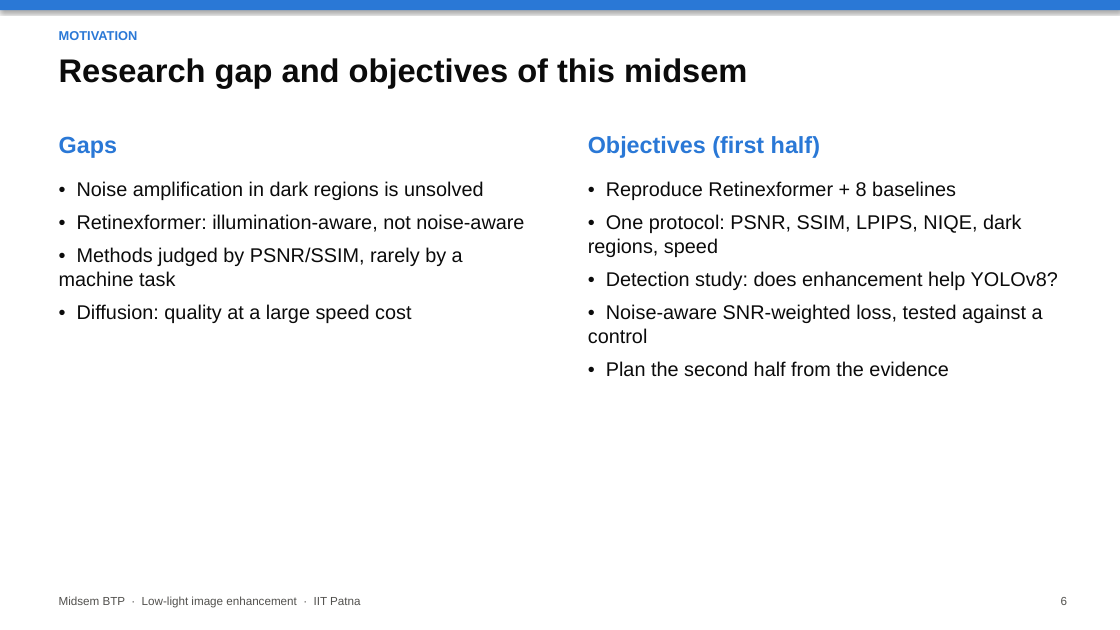
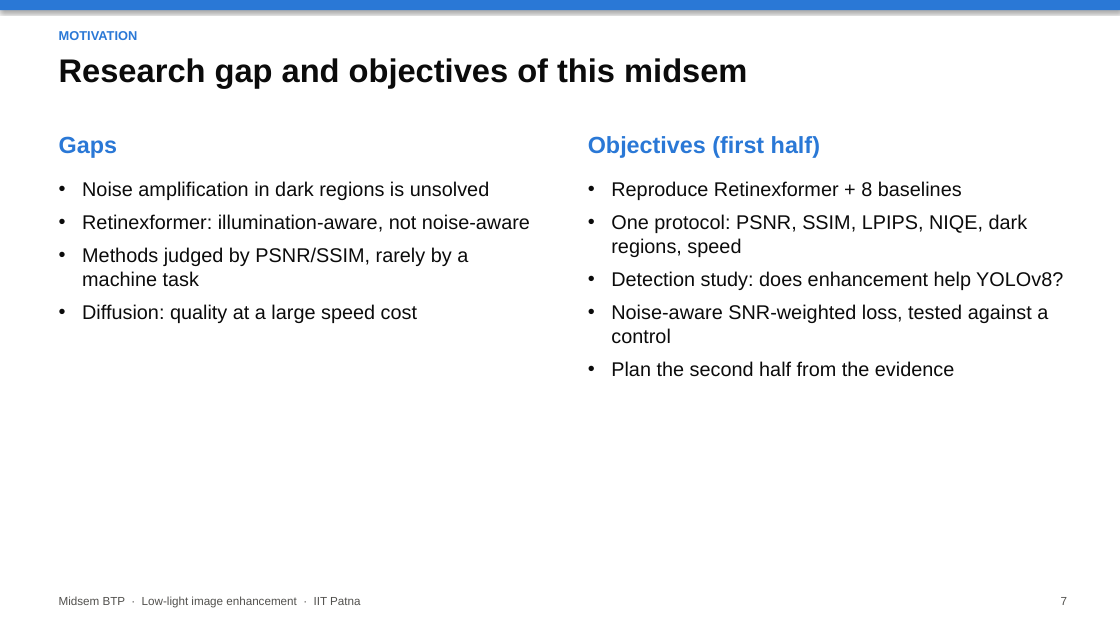
Before and after one commit to Crazycraftie/low-light-enhancement-btp, a slide deck: slide 7 of presentation/midsem.pptx (slide 6 before the commit). Drawn at 1120x630 pixels with LibreOffice and Linux fonts; fonts in the diff are those of the drawing. Boxes give left, top, right and bottom in pixels: in the first picture for what was removed or moved away, otherwise in the second. Text is boxed around its words. In the diff, an @@ line names an element or a change of style, - is before the commit and + after.

```diff
--- a/presentation/midsem.pptx
+++ b/presentation/midsem.pptx
@@ text at bbox=[82, 181, 530, 323]: text changed @@
-• Noise amplification in dark regions is unsolved
-• Retinexformer: illumination-aware, not noise-aware
-• Methods judged by PSNR/SSIM, rarely by a machine task
-• Diffusion: quality at a large speed cost
+• Noise amplification in dark regions is unsolved
+• Retinexformer: illumination-aware, not noise-aware
+• Methods judged by PSNR/SSIM, rarely by a machine task
+• Diffusion: quality at a large speed cost
@@ text at bbox=[611, 181, 1063, 377]: text changed @@
-• Reproduce Retinexformer + 8 baselines
-• One protocol: PSNR, SSIM, LPIPS, NIQE, dark regions, speed
-• Detection study: does enhancement help YOLOv8?
-• Noise-aware SNR-weighted loss, tested against a control
-• Plan the second half from the evidence
+• Reproduce Retinexformer + 8 baselines
+• One protocol: PSNR, SSIM, LPIPS, NIQE, dark regions, speed
+• Detection study: does enhancement help YOLOv8?
+• Noise-aware SNR-weighted loss, tested against a control
+• Plan the second half from the evidence
@@ text at bbox=[1061, 597, 1067, 605]: text changed @@
-6
+7
```
Also in this commit, not shown: 17 other slides changed, 1 slide added, 3 other files.
